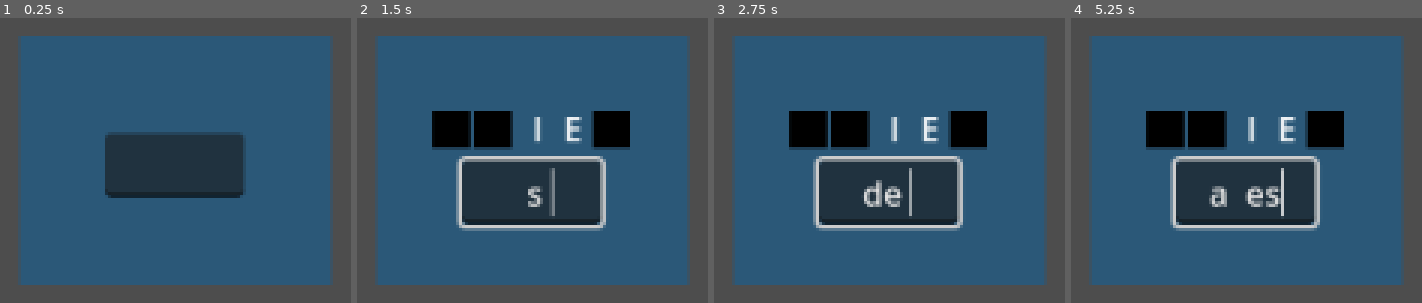
Above: before the commit, frames 1-4 (left to right).
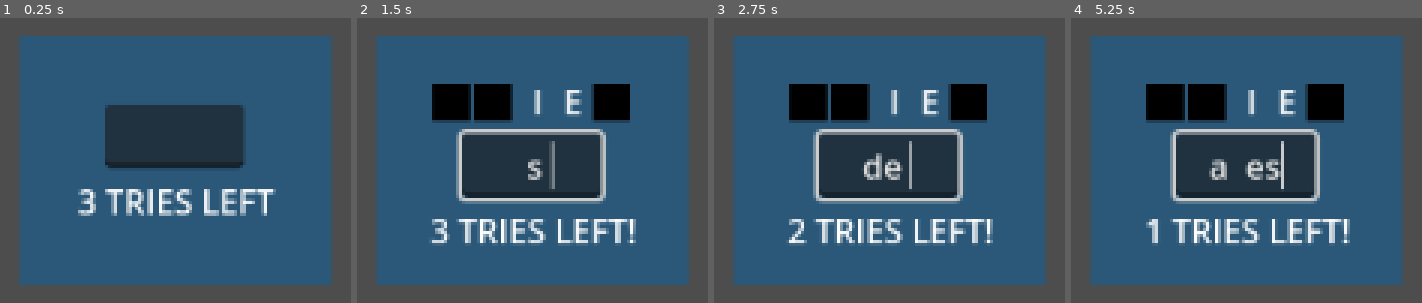
Above: after the commit, the same moments.

Repository: Eggsquisite/HeistHandler
Game: Godot game, scene res://scenes/word_game/word_game.tscn
The game is run twice, just before and just after one commit, with the same random seed, the same clock (stepped at 60 frames per second) and the same inputs. This scene is started directly instead of the project's main scene.
Inputs:
- Up to frame 1 (0.25 s): no input
- Up to frame 2 (1.5 s): tap Enter at 0.5 s; hold D (right) 0.53-1.28 s; tap E (interact) at 0.6 s; tap Space (lockpick) at 0.8, 1.25, 1.35 s; hold S (down) from 1.28 s (still down)
- Up to frame 3 (2.75 s): tap E (interact) at 1.55, 2.1 s; tap Enter at 2 s; release S (down) at 2.03 s; hold D (right) from 2.03 s (still down); tap Space (lockpick) at 2.3 s
- Up to frame 4 (5.25 s): tap Space (lockpick) at 2.75, 2.85, 3.8, 4.25, 5.1 s; release D (right) at 2.78 s; hold W (up) 2.78-3.53 s; tap E (interact) at 3.05, 4.35 s; tap Enter at 3.5 s; hold Shift (sneak) 3.53-4.28 s; hold A (left) 3.53-5.03 s; hold S (down) from 5.03 s (still down)

The runs differ from the first frame. In frame 1, 10% of the frame differs, in the area x 22-79%, y 30-70%; in frame 2, 18%; in frame 3, 18%; in frame 4, 18%, in the area x 21-80%, y 23-79%.

Commit message:
A lil bit more polish with word game, should probs move on

Diff:
--- a/scenes/word_game/word_game.gd
+++ b/scenes/word_game/word_game.gd
@@ -4,6 +4,7 @@
 @onready var line_edit: LineEdit = $Control/ColorRect/VBoxContainer/LineEdit
 @onready var lockpick_timer: Timer = $LockpickTimer
 @onready var color_rect: ColorRect = $ColorRect
+@onready var tries_remaining: Label = $Control/ColorRect/VBoxContainer/TriesRemaining
 
 var letter_node = preload("res://scenes/letter/letter.tscn")
 
@@ -13,12 +14,13 @@
 var letter_containers: Array[Node] = []
 var letter_array: Array[String] = []
 
+var tries_left: int = 0
+var lockpick_count: int = 0
+var control_focus: Control
 var is_game_started: bool = false
 var is_lockpick_started: bool = false
-var control_focus: Control
 
-var tries: int = 0
-@export var tries_remaining: int = 3
+@export var max_tries: int = 3
 @export var time_to_pick: float = 1
 @export var multiplier_to_pick: float = 1.2
 
@@ -40,8 +42,9 @@
 
 
 func start_minigame(difficulty: int) -> void:
-	tries = 0
 	is_game_started = true
+	tries_left = max_tries
+	update_tries_label()
 	setup_line_edit(difficulty)
 
 	full_word = WordManager.get_random_word(difficulty)
@@ -78,23 +81,35 @@
 	line_edit.max_length = diff + 3
 
 
+func update_tries_label() -> void:
+	if tries_left > 0:
+		tries_remaining.text = "%s tries left!" % tries_left
+	else:
+		tries_remaining.text = "Lock is broken!"
+
+
 func end_minigame() -> void:
 	full_word = ''
+	tries_left = max_tries
 	is_game_started = false
 	is_lockpick_started = false
 	index_array.clear()
 	letter_array.clear()
+	letter_containers.clear()
 	line_edit.hide()
 	line_edit.show()
-	self.hide()
+	line_edit.clear()
+
+	for n in full_word_container.get_children():
+		full_word_container.remove_child(n)
 	# queue_free()
 
 
 func begin_lockpick() -> void:
 	is_lockpick_started = true
-	tries += 1
+	lockpick_count += 1
 	control_focus.grab_focus()
-	lockpick_timer.start(time_to_pick * (multiplier_to_pick * tries))
+	lockpick_timer.start(time_to_pick * (multiplier_to_pick * lockpick_count))
 	# play unlocking sound
 
 
@@ -117,11 +132,12 @@
 		# play unlock sound
 		end_minigame()
 	else:
-		print("Boo! Wrong word!")
-		tries_remaining -= 1
+		tries_left -= 1
 		line_edit.clear()
+		update_tries_label()
+		print("Wrong word! %s tries left!" % tries_left)
 		# play wrong word sound
-		if tries_remaining <= 0:
+		if tries_left <= 0:
 			print("Lock broken!")
 			# play lock broken sound
 			end_minigame()
--- a/scenes/word_game/word_game.tscn
+++ b/scenes/word_game/word_game.tscn
@@ -61,6 +61,13 @@
 max_length = 5
 caret_blink = true
 
+[node name="TriesRemaining" type="Label" parent="Control/ColorRect/VBoxContainer"]
+layout_mode = 2
+text = "3 tries left"
+horizontal_alignment = 1
+vertical_alignment = 1
+uppercase = true
+
 [node name="LockpickTimer" type="Timer" parent="."]
 one_shot = true
 
